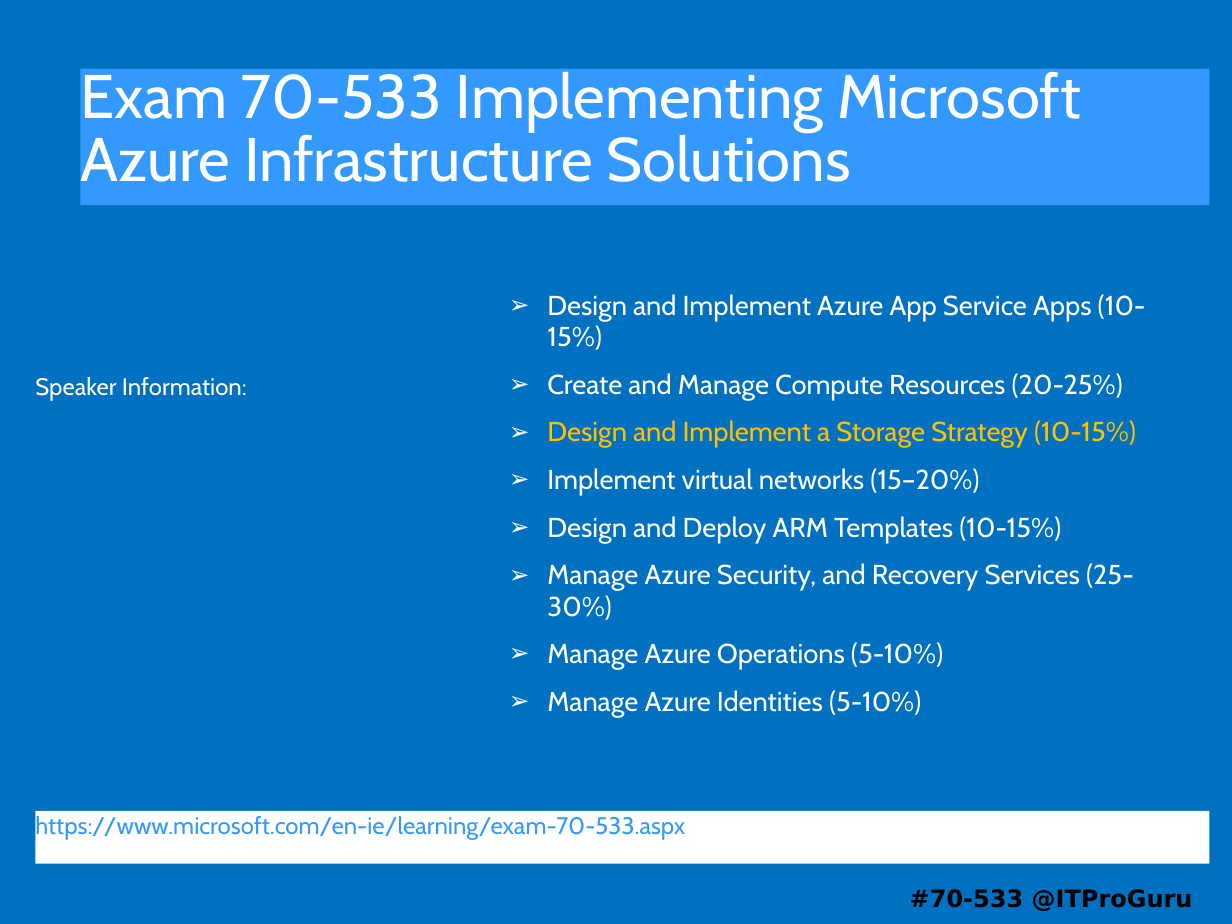
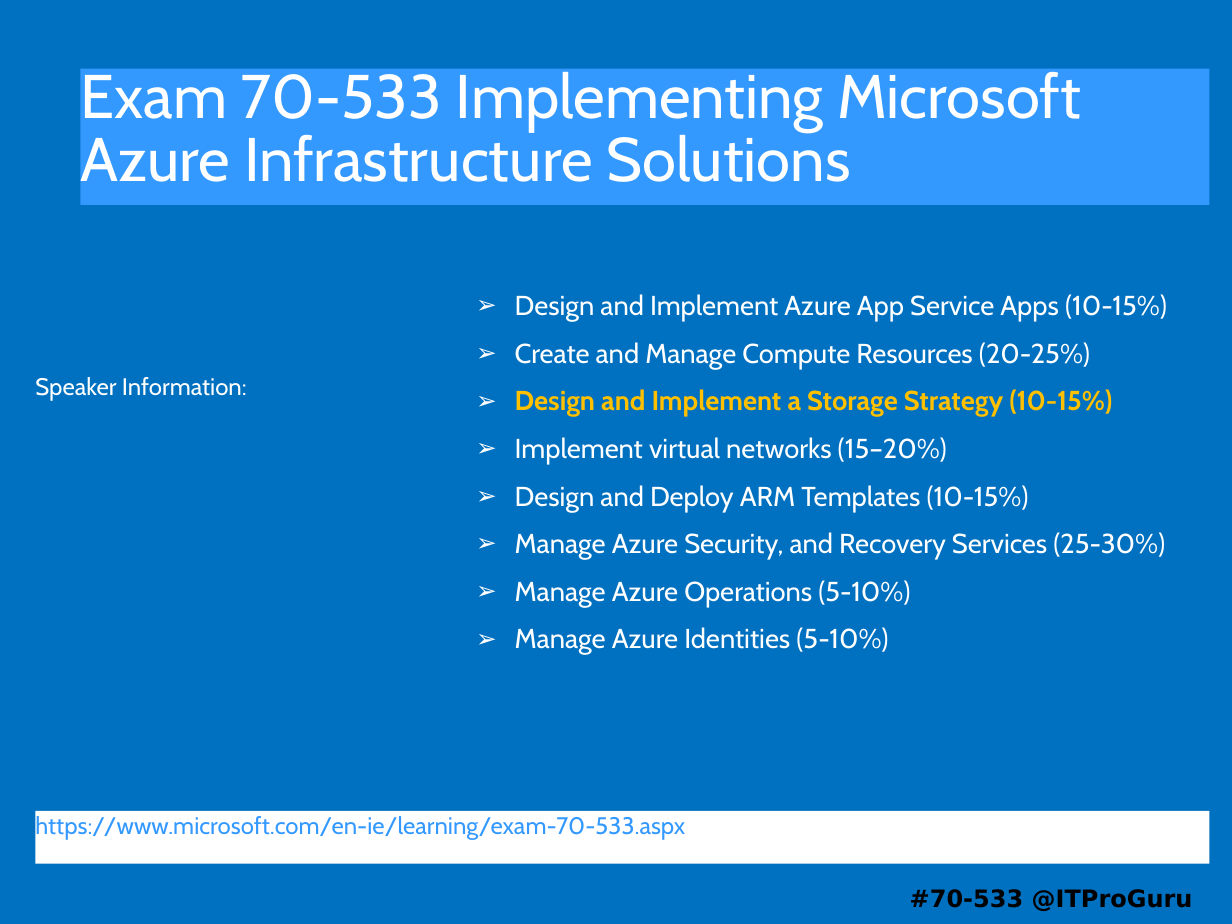
Before and after one commit to guruskill/70-533, a slide deck: slide 1 of 70-533-03-Storage.pptx. Drawn at 1232x924 pixels with LibreOffice and Linux fonts; fonts in the diff are those of the drawing. Boxes give left, top, right and bottom in pixels: in the first picture for what was removed or moved away, otherwise in the second. Text is boxed around its words. In the diff, an @@ line names an element or a change of style, - is before the commit and + after.

```diff
--- a/70-533-03-Storage.pptx
+++ b/70-533-03-Storage.pptx
@@ subtitle "Design and Implement Azure App ...": place and size @@
-subtitle "Design and Implement Azure App ..." at box(547, 294, 1146, 717)
+subtitle "Design and Implement Azure App ..." at box(515, 294, 1167, 655)
@@ subtitle at box(515, 389, 1112, 416): bold on in "Design and Implement a Storage Strategy (10-15%)" @@
```
Also in this commit, not shown: 4 slides added, 8 other files.
